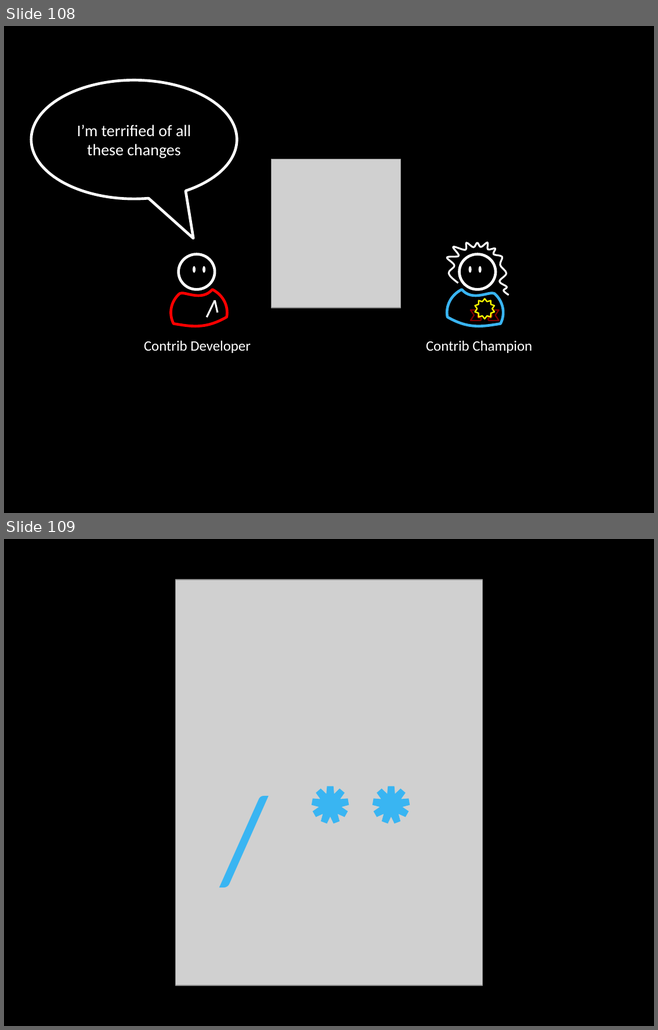
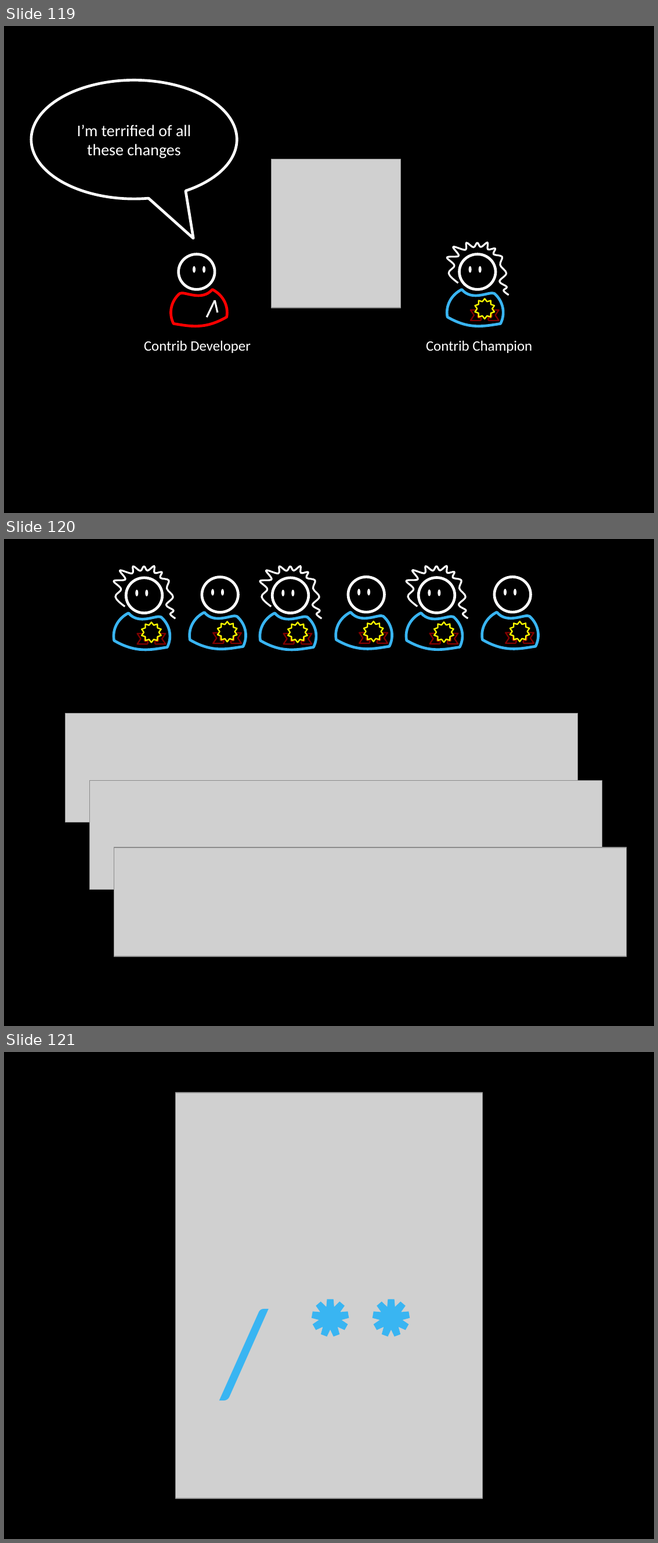
Before and after one commit to socketwench/exampleModuleAintCore, a slide deck: src/exampleModuleAintCore.pptx. Shown one above the other, each under a label of ours: slides 108 and 109 before the commit, slides 119, 120 and 121 after it. The pictures are 658x1030 and 658x1543 pixels, drawn with LibreOffice and Linux fonts; fonts in the diff are those of the drawing; grey boxes stand for pictures. Boxes give left, top, right and bottom in pixels: in the first picture for what was removed or moved away, otherwise in the second. Text is boxed around its words. In the diff, an @@ line names an element or a change of style, - is before the commit and + after.

```diff
--- a/src/exampleModuleAintCore.pptx
+++ b/src/exampleModuleAintCore.pptx
@@ slide 120 added at [4,539,654,1026], background #000000 @@
@@ group added at [114,566,176,650]: 3 ellipses, 2 freeform shapes, 1 ribbon, 1 star @@
@@ group added at [260,566,322,650]: 3 ellipses, 2 freeform shapes, 1 ribbon, 1 star @@
@@ group added at [406,566,468,650]: 3 ellipses, 2 freeform shapes, 1 ribbon, 1 star @@
@@ group added at [189,577,246,649]: 3 ellipses, 1 ribbon, 1 star, 1 freeform shape @@
@@ group added at [335,577,392,649]: 3 ellipses, 1 ribbon, 1 star, 1 freeform shape @@
@@ group added at [481,577,538,649]: 3 ellipses, 1 ribbon, 1 star, 1 freeform shape @@
@@ picture added at [65,713,577,822] @@
@@ picture added at [90,781,601,890] @@
@@ picture added at [114,848,626,957] @@
@@ what was slide 108 is now slide 119 @@
@@ what was slide 109 is now slide 121 @@
```
Also in this commit, not shown: 1 slide changed, 11 other slides added, 2 other files.
